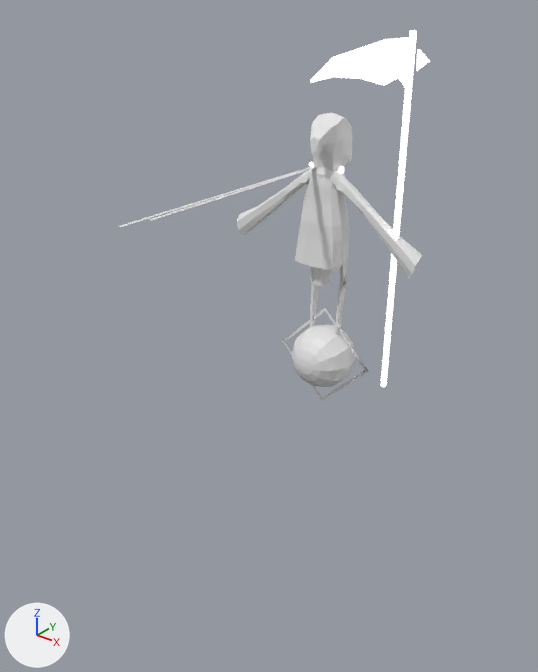
One commit to the FBX model NotAllSheep/Assets/Art/18_06_18/Reaper_02_Animation_03.fbx: the scene before it, then after it.
Before and after are seen from a 50 mm camera at (11.6, -17.22, 10.7) aimed at (0.33, -3.14, 1.96). Every picture has the same lights, and +X, +Y and +Z are marked at lower left. Where no turn or scale is listed for an object, it has been applied to the vertices.
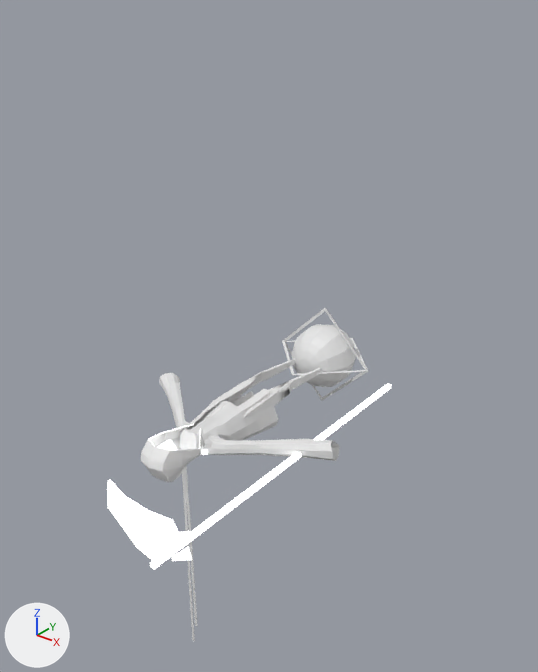
Boxes (x1, y1, x2, y2) around the edits, measured in the pictures (538 x 672 px):
'Cube.008', moved, turned: before (310, 30, 430, 387); after (107, 383, 392, 570)
'Cube.005', moved, turned: before (237, 168, 423, 286); after (159, 373, 340, 461)
'Plane.003', moved, turned: before (295, 169, 349, 271); after (184, 381, 278, 455)
'Plane.000', moved, turned: before (310, 113, 352, 171); after (141, 424, 204, 482)
'Cube', moved, turned: before (309, 169, 350, 336); after (179, 359, 321, 453)
'Plane', turned: before (119, 166, 316, 227); after (182, 466, 198, 641)
'shape_diamond.001', turned: before (283, 308, 368, 380); after (282, 338, 368, 375)
'Cube.001', moved (not visible before): after (157, 439, 177, 451)
'Cube.004', moved, turned: before (309, 162, 344, 173); after (201, 449, 208, 455)

What the commit changed:
Object 'Plane.000' (ob_plane_000) moves from (0.0, 0.0, 0.0) to (0.0, -0.05, 0.0).
Object 'Plane.000' (ob_plane_000) turns from (0, 0, 0) to (90, 0, 0) degrees about x, y and z.
Object 'Plane' (ob_plane) turns from (0, 0, 0) to (90, 0, 0) degrees about x, y and z.
Object 'Cube.008' (ob_cube_008) moves from (2.32, -0.26, 3.23) to (2.32, -3.27, -0.26).
Object 'Cube.008' (ob_cube_008) turns from (-0.2, 0.2, -0) to (90, 0, 0.2) degrees about x, y and z.
Object 'Cube' (ob_cube) moves from (0.0, 0.0, 0.0) to (0.0, -0.05, 0.0).
Object 'Cube' (ob_cube) turns from (0, 0, 0) to (90, 0, 0) degrees about x, y and z.
Object 'shape_diamond.001' (ob_shape_diamond_001) turns from (90, 0, 0) to (0, 0, 0) degrees about x, y and z.
Object 'Plane.003' (ob_plane_003) moves from (0.0, 0.0, 0.0) to (0.0, -0.05, 0.0).
Object 'Plane.003' (ob_plane_003) turns from (0, 0, 0) to (90, 0, 0) degrees about x, y and z.
Object 'Cube.005' (ob_cube_005) moves from (0.0, 0.0, -0.02) to (0.0, -0.03, 0.0).
Object 'Cube.005' (ob_cube_005) turns from (0, 0, 0) to (90, 0, 0) degrees about x, y and z.
Object 'Cube.001' (ob_cube_001) moves from (0.0, 0.05, 6.73) to (0.0, -6.78, 0.05).
Object 'Cube.004' (ob_cube_004) moves from (0.0, 0.0, 0.0) to (0.0, -0.05, 0.0).
Object 'Cube.004' (ob_cube_004) turns from (0, 0, 0) to (90, 0, 0) degrees about x, y and z.
